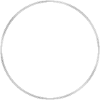
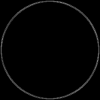
Two versions of the same layered image (100px x 100px). Layer-by-layer changes:
renamed "New Layer" to "Pasted Layer", painted on it over [0, 0, 100, 100]
painted on "Background" over [0, 0, 100, 100]
